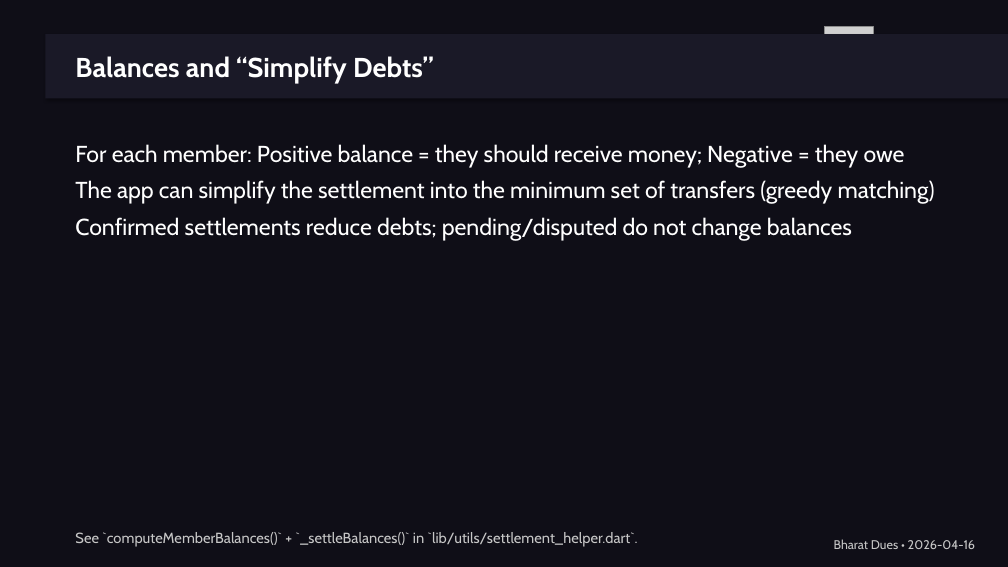
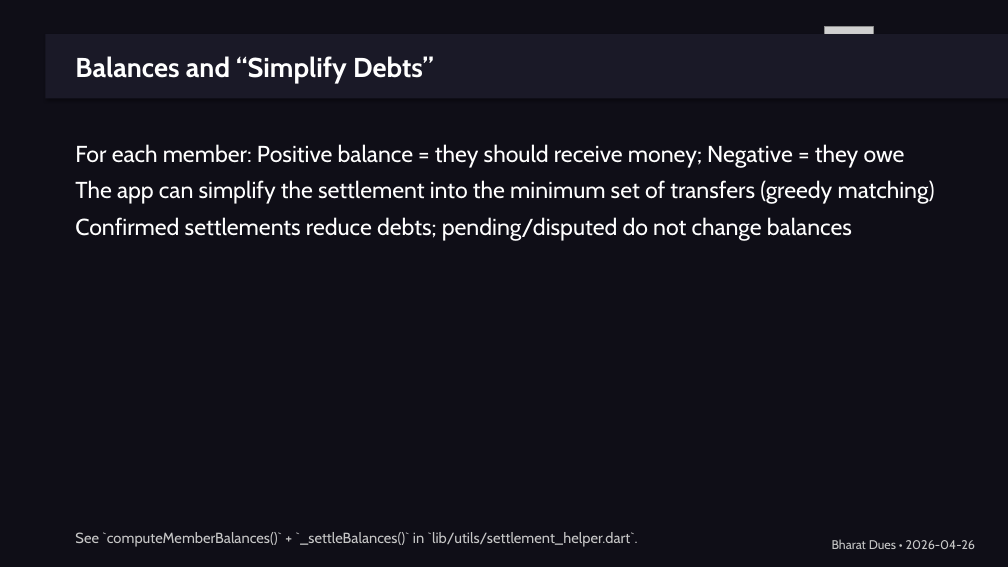
Before and after one commit to shikharagrawal17/settleup, a slide deck: slide 9 of BharatDues_App_Guide.pptx. Drawn at 1008x567 pixels with LibreOffice and Linux fonts; fonts in the diff are those of the drawing; grey boxes stand for pictures. Boxes give left, top, right and bottom in pixels: in the first picture for what was removed or moved away, otherwise in the second. Text is boxed around its words. In the diff, an @@ line names an element or a change of style, - is before the commit and + after.

```diff
--- a/BharatDues_App_Guide.pptx
+++ b/BharatDues_App_Guide.pptx
@@ text at (832, 539, 976, 549): text changed @@
-Bharat Dues • 2026-04-16
+Bharat Dues • 2026-04-26
```
Also in this commit, not shown: 12 other slides changed, 27 other files.
